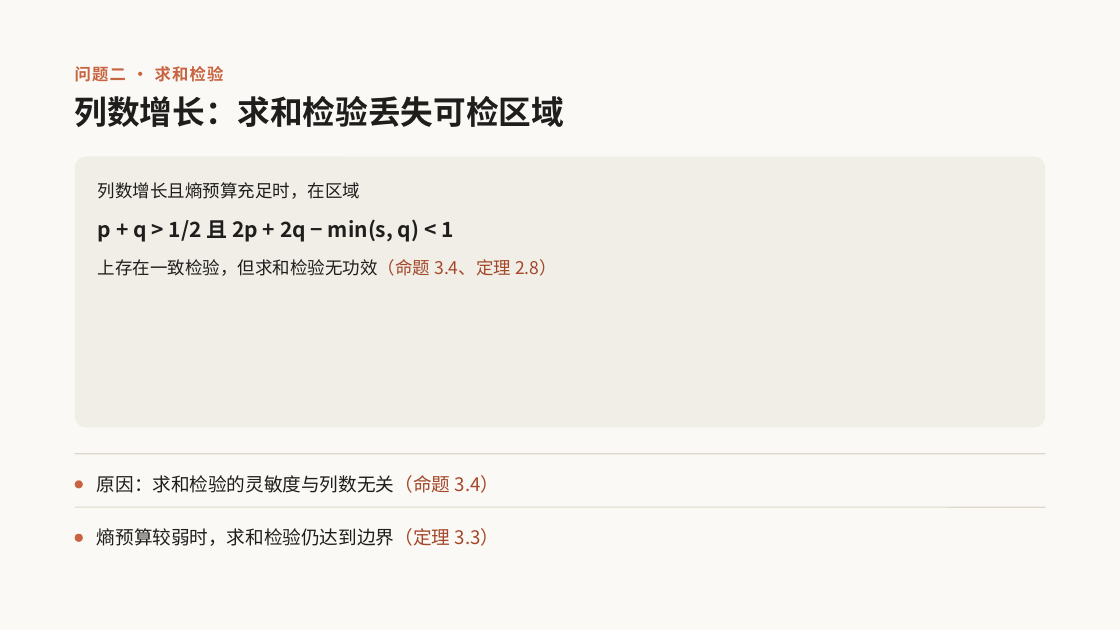
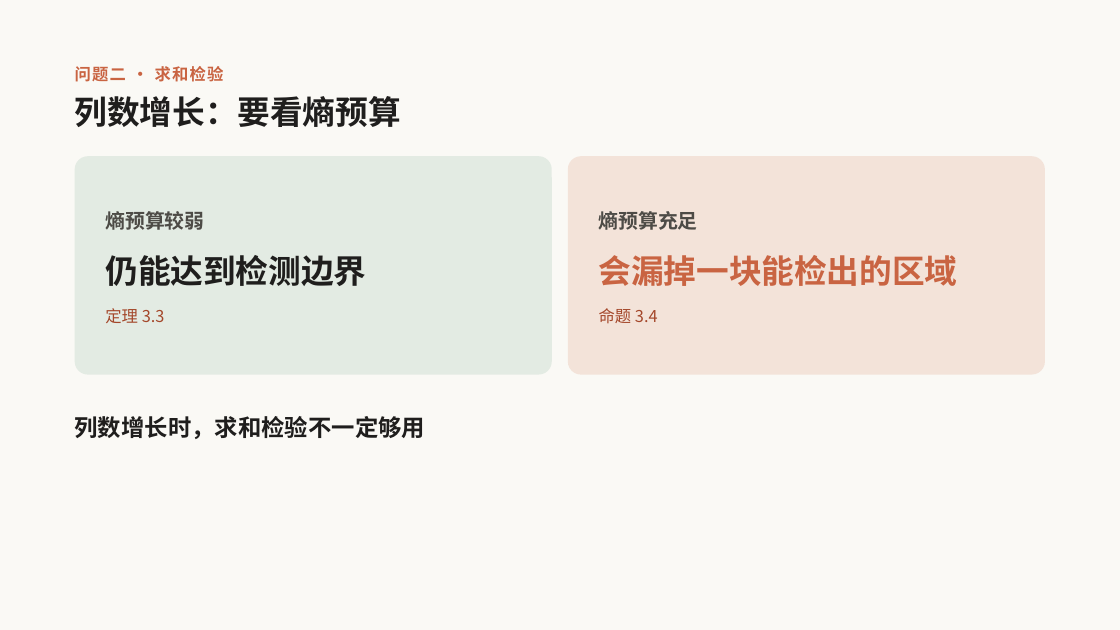
Before and after one commit to huyhoang345txt-arch/ppt, a slide deck: slide 23 of textGrain论文报告.pptx. Drawn at 1120x630 pixels with LibreOffice and Linux fonts; fonts in the diff are those of the drawing. Boxes give left, top, right and bottom in pixels: in the first picture for what was removed or moved away, otherwise in the second. Text is boxed around its words. In the diff, an @@ line names an element or a change of style, - is before the commit and + after.

```diff
--- a/textGrain论文报告.pptx
+++ b/textGrain论文报告.pptx
@@ title at (x1=75, y1=96, x2=401, y2=127): text changed @@
-列数增长：求和检验丢失可检区域
+列数增长：要看熵预算
@@ rounded rectangle removed at (x1=75, y1=156, x2=1046, y2=428) @@
@@ rounded rectangle added at (x1=75, y1=156, x2=552, y2=375), fill #E3EBE3, 28 pt, text #1F1E1D, bold @@
+熵预算较弱
+仍能达到检测边界
+定理 3.3
@@ rounded rectangle added at (x1=568, y1=156, x2=1045, y2=375), fill #F3E3D9, 28 pt, text #C96442, bold @@
+熵预算充足
+会漏掉一块能检出的区域
+命题 3.4
@@ text removed at (x1=98, y1=182, x2=360, y2=199) @@
-列数增长且熵预算充足时，在区域
@@ text removed at (x1=98, y1=219, x2=453, y2=242) @@
-p + q > 1/2 且 2p + 2q − min(s, q) < 1
@@ text removed at (x1=98, y1=259, x2=557, y2=276) @@
-上存在一致检验，但求和检验无功效（命题 3.4、定理 2.8）
@@ text added at (x1=75, y1=416, x2=426, y2=439), 20 pt, text #1F1E1D, bold @@
+列数增长时，求和检验不一定够用
@@ line removed from (75, 454) to (1045, 454) @@
@@ text removed at (x1=97, y1=475, x2=499, y2=493) @@
-原因：求和检验的灵敏度与列数无关（命题 3.4）
@@ rounded rectangle removed at (x1=75, y1=481, x2=83, y2=489) @@
@@ line removed from (75, 507) to (1045, 507) @@
@@ rounded rectangle removed at (x1=75, y1=534, x2=83, y2=542) @@
@@ text removed at (x1=97, y1=528, x2=499, y2=546) @@
-熵预算较弱时，求和检验仍达到边界（定理 3.3）
```
Also in this commit, not shown: 3 other slides changed.
